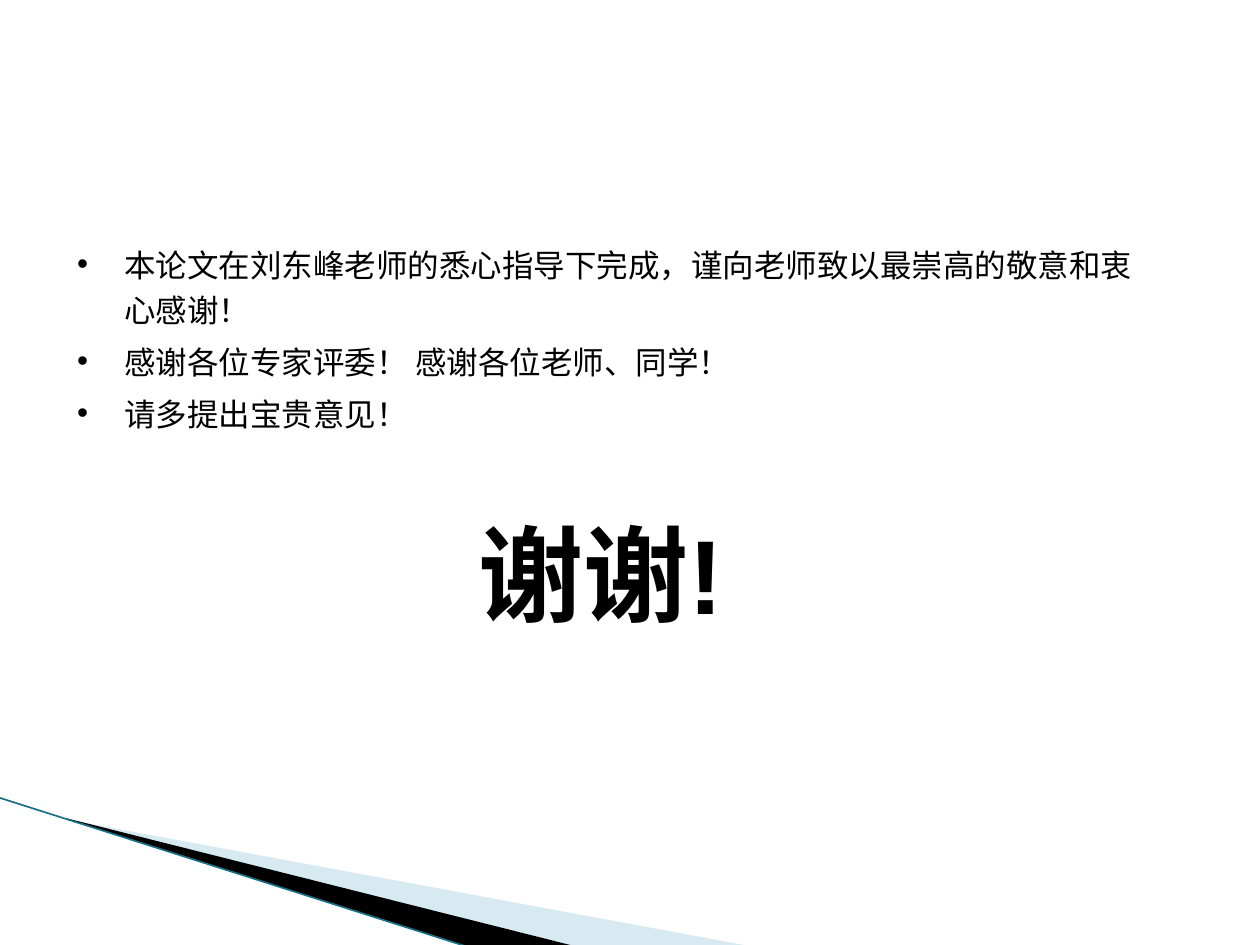
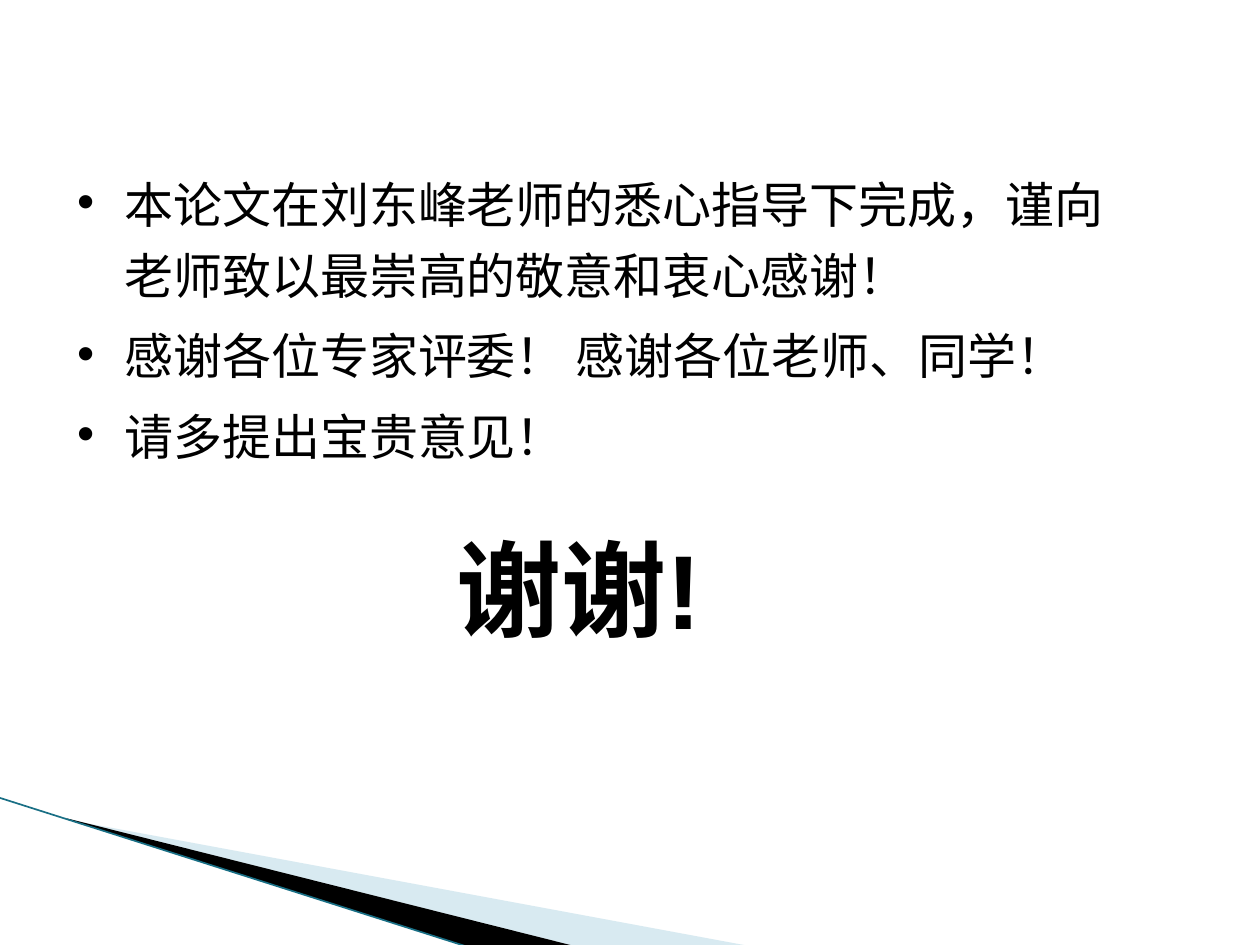
Before and after one commit to zxy15914507674/bishe, a slide deck: slide 10 of 张祥裕答辩PPT.pptx (slide 7 before the commit). Drawn at 1260x945 pixels with LibreOffice and Linux fonts; fonts in the diff are those of the drawing; background and template pictures are left out. Boxes give left, top, right and bottom in pixels: in the first picture for what was removed or moved away, otherwise in the second. Text is boxed around its words. In the diff, an @@ line names an element or a change of style, - is before the commit and + after.

```diff
--- a/张祥裕答辩PPT.pptx
+++ b/张祥裕答辩PPT.pptx
@@ table at bbox=[64, 105, 1164, 501] @@
@@ size 18 to 28 pt in "本论文在刘东峰老师的悉心指导下完成，谨向老师致以最崇高的敬意和衷心感谢！", "感谢各位专家评委！ 感谢各位老师、同学！", "请多提出宝贵意见！请多提出宝贵意见！" @@
@@ more space between paragraphs @@
@@ table: place and size @@
-table at bbox=[64, 183, 1164, 462]
+table at bbox=[64, 105, 1164, 501]
@@ text "谢谢!": place and size @@
-text "谢谢!" at bbox=[478, 524, 723, 623]
+text "谢谢!" at bbox=[457, 539, 702, 638]
```
Also in this commit, not shown: 3 other slides changed, 3 slides added.
